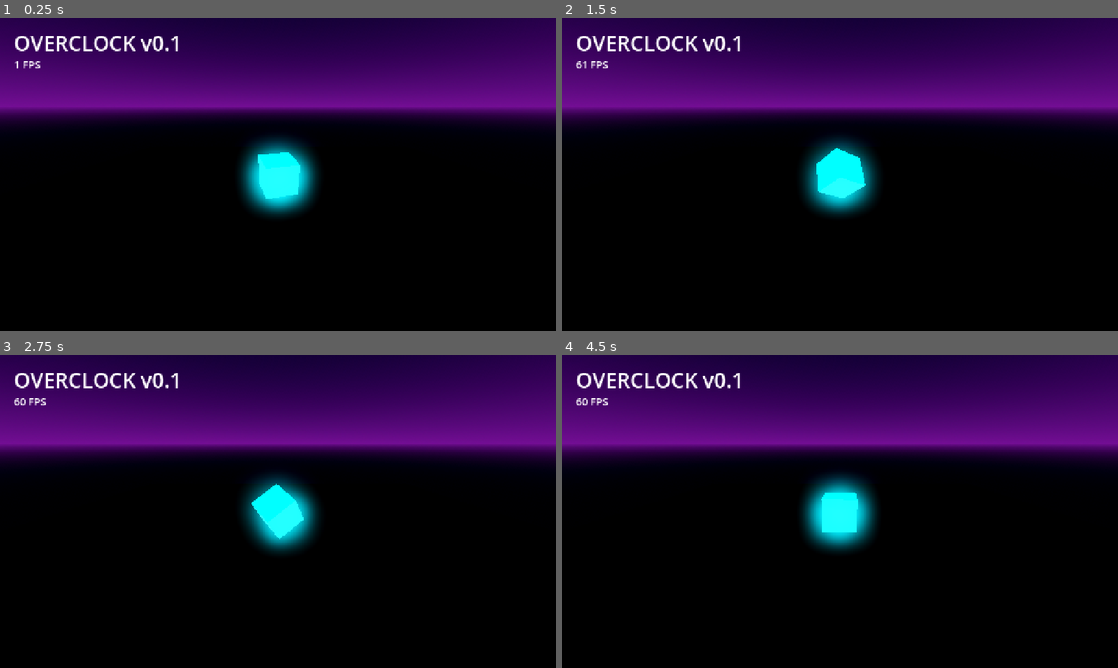
Above: before the commit, frames 1-4 (two rows, left to right).
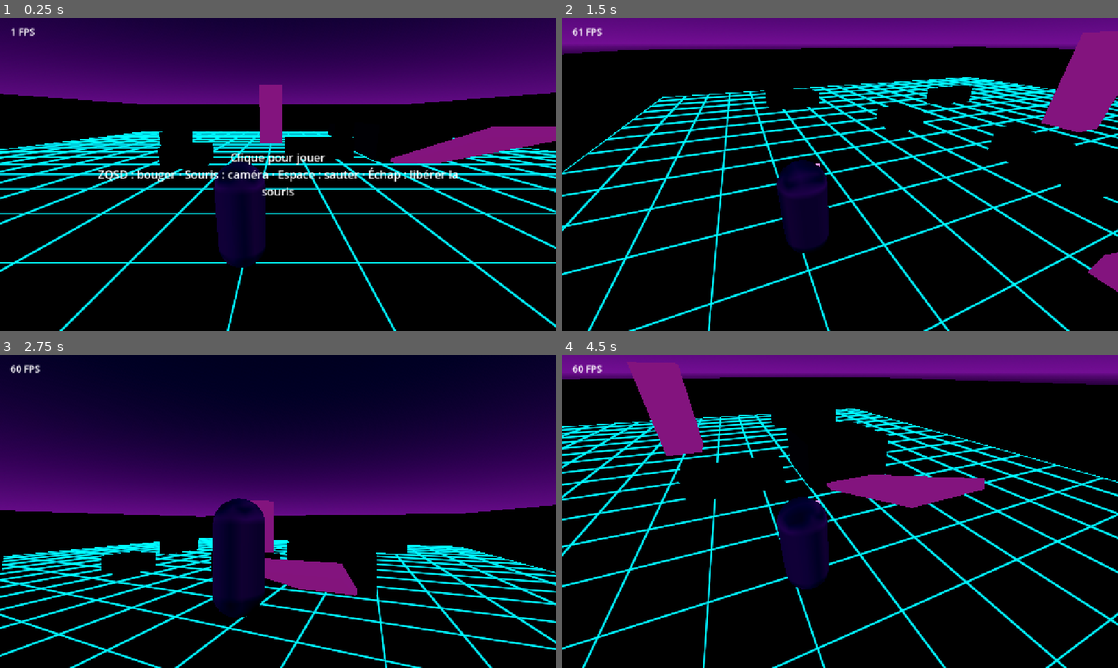
Above: after the commit, the same moments.

Repository: mariusortiz/overclock
Game: Godot game, scene res://scenes/main.tscn
The game is run twice, just before and just after one commit, with the same random seed, the same clock (stepped at 60 frames per second) and the same inputs.
Inputs (mouse positions are in pixels of both pictures, inside the frame that each line leads up to):
- Up to frame 1 (0.25 s): no input
- Up to frame 2 (1.5 s): move the mouse to (962, 158) at 0.52 s; hold D (move_right, bound only after the commit) 0.53-1.25 s; tap Space (jump, bound only after the commit) at 0.6, 0.77, 1.07 s; click (962, 158) at 0.67 s; drag from (728, 190) to (812, 237) at 1.27 s
- Up to frame 3 (2.75 s): move the mouse to (333, 442) at 2.02 s; hold D (move_right, bound only after the commit) from 2.03 s (still down); tap Space (jump, bound only after the commit) at 2.1 s; click (333, 442) at 2.17 s
- Up to frame 4 (4.5 s): release D (move_right, bound only after the commit) at 2.75 s; drag from (812, 574) to (673, 464) at 2.77 s; move the mouse to (1006, 558) at 3.52 s; hold A (move_left, bound only after the commit) 3.53-4.25 s; tap Space (jump, bound only after the commit) at 3.6, 3.77, 4.07 s; click (1006, 558) at 3.67 s; tap Escape (ui_cancel) at 4.15 s; drag from (673, 464) to (756, 433) at 4.27 s

The runs differ from the first frame. In frame 1, 24% of the frame differs, in the area x 0-100%, y 3-100%; in frame 2, 45%; in frame 3, 61%, in the area x 0-100%, y 0-100%; in frame 4, 45%.

Commit message:
Step 2: third-person player, touch and keyboard/mouse controls, test arena
- Player (CharacterBody3D) facing the camera, spring-arm camera with
  clamped pitch, acceleration and jump
- Touch: floating joystick on the left half, drag to look on the right
  half, jump TouchScreenButton; drives the same input actions as keyboard
- Desktop/web: WASD/ZQSD via physical keycodes, mouse look with pointer
  capture on click, Escape to release
- CSG test arena with cover, platforms and a ramp, glowing grid floor shader
- CI: fail on engine errors too, upload the web build as an artifact

Co-Authored-By: Claude Opus 5.5 <noreply@anthropic.com>
Claude-Session: https://claude.ai/code/session_01TMrhLU8C9hMQ3DU14F1G1z

Diff:
--- a/project.godot
+++ b/project.godot
@@ -6,7 +6,7 @@
 [application]
 
 config/name="Overclock"
-config/version="0.1.0"
+config/version="0.2.0"
 run/main_scene="res://scenes/main.tscn"
 config/features=PackedStringArray("4.5", "Mobile")
 config/icon="res://icon.svg"
@@ -19,6 +19,29 @@
 window/stretch/aspect="expand"
 window/handheld/orientation=4
 
+[input]
+
+move_forward={
+"deadzone": 0.2,
+"events": [Object(InputEventKey,"resource_local_to_scene":false,"resource_name":"","device":-1,"window_id":0,"alt_pressed":false,"shift_pressed":false,"ctrl_pressed":false,"meta_pressed":false,"pressed":false,"keycode":0,"physical_keycode":87,"key_label":0,"unicode":0,"location":0,"echo":false,"script":null), Object(InputEventKey,"resource_local_to_scene":false,"resource_name":"","device":-1,"window_id":0,"alt_pressed":false,"shift_pressed":false,"ctrl_pressed":false,"meta_pressed":false,"pressed":false,"keycode":0,"physical_keycode":4194320,"key_label":0,"unicode":0,"location":0,"echo":false,"script":null)]
+}
+move_back={
+"deadzone": 0.2,
+"events": [Object(InputEventKey,"resource_local_to_scene":false,"resource_name":"","device":-1,"window_id":0,"alt_pressed":false,"shift_pressed":false,"ctrl_pressed":false,"meta_pressed":false,"pressed":false,"keycode":0,"physical_keycode":83,"key_label":0,"unicode":0,"location":0,"echo":false,"script":null), Object(InputEventKey,"resource_local_to_scene":false,"resource_name":"","device":-1,"window_id":0,"alt_pressed":false,"shift_pressed":false,"ctrl_pressed":false,"meta_pressed":false,"pressed":false,"keycode":0,"physical_keycode":4194322,"key_label":0,"unicode":0,"location":0,"echo":false,"script":null)]
+}
+move_left={
+"deadzone": 0.2,
+"events": [Object(InputEventKey,"resource_local_to_scene":false,"resource_name":"","device":-1,"window_id":0,"alt_pressed":false,"shift_pressed":false,"ctrl_pressed":false,"meta_pressed":false,"pressed":false,"keycode":0,"physical_keycode":65,"key_label":0,"unicode":0,"location":0,"echo":false,"script":null), Object(InputEventKey,"resource_local_to_scene":false,"resource_name":"","device":-1,"window_id":0,"alt_pressed":false,"shift_pressed":false,"ctrl_pressed":false,"meta_pressed":false,"pressed":false,"keycode":0,"physical_keycode":4194319,"key_label":0,"unicode":0,"location":0,"echo":false,"script":null)]
+}
+move_right={
+"deadzone": 0.2,
+"events": [Object(InputEventKey,"resource_local_to_scene":false,"resource_name":"","device":-1,"window_id":0,"alt_pressed":false,"shift_pressed":false,"ctrl_pressed":false,"meta_pressed":false,"pressed":false,"keycode":0,"physical_keycode":68,"key_label":0,"unicode":0,"location":0,"echo":false,"script":null), Object(InputEventKey,"resource_local_to_scene":false,"resource_name":"","device":-1,"window_id":0,"alt_pressed":false,"shift_pressed":false,"ctrl_pressed":false,"meta_pressed":false,"pressed":false,"keycode":0,"physical_keycode":4194321,"key_label":0,"unicode":0,"location":0,"echo":false,"script":null)]
+}
+jump={
+"deadzone": 0.2,
+"events": [Object(InputEventKey,"resource_local_to_scene":false,"resource_name":"","device":-1,"window_id":0,"alt_pressed":false,"shift_pressed":false,"ctrl_pressed":false,"meta_pressed":false,"pressed":false,"keycode":0,"physical_keycode":32,"key_label":0,"unicode":0,"location":0,"echo":false,"script":null)]
+}
+
 [rendering]
 
 renderer/rendering_method="mobile"
--- /dev/null
+++ b/scenes/arena.tscn
@@ -0,0 +1,106 @@
+[gd_scene load_steps=7 format=3]
+
+[ext_resource type="Shader" path="res://shaders/grid.gdshader" id="1_grid"]
+
+[sub_resource type="ShaderMaterial" id="floor_material"]
+shader = ExtResource("1_grid")
+
+[sub_resource type="StandardMaterial3D" id="wall_material"]
+albedo_color = Color(0.1, 0.1, 0.16, 1)
+roughness = 0.8
+
+[sub_resource type="StandardMaterial3D" id="block_material"]
+albedo_color = Color(0.22, 0.24, 0.32, 1)
+roughness = 0.6
+
+[sub_resource type="StandardMaterial3D" id="accent_material"]
+albedo_color = Color(0.3, 0.1, 0.35, 1)
+emission_enabled = true
+emission = Color(1, 0.24, 0.95, 1)
+emission_energy_multiplier = 0.4
+
+[node name="Arena" type="Node3D"]
+
+[node name="Floor" type="CSGBox3D" parent="."]
+transform = Transform3D(1, 0, 0, 0, 1, 0, 0, 0, 1, 0, -0.5, 0)
+use_collision = true
+size = Vector3(40, 1, 40)
+material = SubResource("floor_material")
+
+[node name="WallNorth" type="CSGBox3D" parent="."]
+transform = Transform3D(1, 0, 0, 0, 1, 0, 0, 0, 1, 0, 2, -20.5)
+use_collision = true
+size = Vector3(40, 4, 1)
+material = SubResource("wall_material")
+
+[node name="WallSouth" type="CSGBox3D" parent="."]
+transform = Transform3D(1, 0, 0, 0, 1, 0, 0, 0, 1, 0, 2, 20.5)
+use_collision = true
+size = Vector3(40, 4, 1)
+material = SubResource("wall_material")
+
+[node name="WallWest" type="CSGBox3D" parent="."]
+transform = Transform3D(1, 0, 0, 0, 1, 0, 0, 0, 1, -20.5, 2, 0)
+use_collision = true
+size = Vector3(1, 4, 42)
+material = SubResource("wall_material")
+
+[node name="WallEast" type="CSGBox3D" parent="."]
+transform = Transform3D(1, 0, 0, 0, 1, 0, 0, 0, 1, 20.5, 2, 0)
+use_collision = true
+size = Vector3(1, 4, 42)
+material = SubResource("wall_material")
+
+[node name="CoverA" type="CSGBox3D" parent="."]
+transform = Transform3D(1, 0, 0, 0, 1, 0, 0, 0, 1, -4, 0.5, 4)
+use_collision = true
+size = Vector3(2, 1, 2)
+material = SubResource("block_material")
+
+[node name="CoverB" type="CSGBox3D" parent="."]
+transform = Transform3D(1, 0, 0, 0, 1, 0, 0, 0, 1, 3, 0.6, 2)
+use_collision = true
+size = Vector3(4, 1.2, 1)
+material = SubResource("block_material")
+
+[node name="CoverC" type="CSGBox3D" parent="."]
+transform = Transform3D(1, 0, 0, 0, 1, 0, 0, 0, 1, -8, 0.6, -4)
+use_collision = true
+size = Vector3(1, 1.2, 4)
+material = SubResource("block_material")
+
+[node name="Pillar" type="CSGBox3D" parent="."]
+transform = Transform3D(1, 0, 0, 0, 1, 0, 0, 0, 1, 0, 2.5, -6)
+use_collision = true
+size = Vector3(2, 5, 2)
+material = SubResource("accent_material")
+
+[node name="CrateStackLow" type="CSGBox3D" parent="."]
+transform = Transform3D(1, 0, 0, 0, 1, 0, 0, 0, 1, -12, 0.5, 8)
+use_collision = true
+size = Vector3(2, 1, 2)
+material = SubResource("block_material")
+
+[node name="CrateStackHigh" type="CSGBox3D" parent="."]
+transform = Transform3D(1, 0, 0, 0, 1, 0, 0, 0, 1, -12, 1, 10)
+use_collision = true
+size = Vector3(2, 2, 2)
+material = SubResource("block_material")
+
+[node name="Platform" type="CSGBox3D" parent="."]
+transform = Transform3D(1, 0, 0, 0, 1, 0, 0, 0, 1, 8, 1, 1.2)
+use_collision = true
+size = Vector3(4, 2, 4)
+material = SubResource("block_material")
+
+[node name="Ramp" type="CSGBox3D" parent="."]
+transform = Transform3D(1, 0, 0, 0, 0.9397, 0.3420, 0, -0.3420, 0.9397, 8, 1, 6)
+use_collision = true
+size = Vector3(2.4, 0.3, 6)
+material = SubResource("accent_material")
+
+[node name="PlatformFar" type="CSGBox3D" parent="."]
+transform = Transform3D(1, 0, 0, 0, 1, 0, 0, 0, 1, 10, 0.75, -12)
+use_collision = true
+size = Vector3(6, 1.5, 3)
+material = SubResource("block_material")
--- /dev/null
+++ b/scenes/hud.tscn
@@ -0,0 +1,82 @@
+[gd_scene load_steps=7 format=3]
+
+[ext_resource type="Script" path="res://scripts/hud.gd" id="1_hud"]
+[ext_resource type="Script" path="res://scripts/touch_controls.gd" id="2_touch"]
+
+[sub_resource type="Gradient" id="jump_gradient"]
+offsets = PackedFloat32Array(0, 0.86, 0.92, 1)
+colors = PackedColorArray(0, 0.9, 1, 0.15, 0, 0.9, 1, 0.15, 0, 0.9, 1, 0.7, 0, 0.9, 1, 0)
+
+[sub_resource type="GradientTexture2D" id="jump_texture"]
+gradient = SubResource("jump_gradient")
+width = 160
+height = 160
+fill = 1
+fill_from = Vector2(0.5, 0.5)
+fill_to = Vector2(1, 0.5)
+
+[sub_resource type="Gradient" id="jump_gradient_pressed"]
+offsets = PackedFloat32Array(0, 0.86, 0.92, 1)
+colors = PackedColorArray(0, 0.9, 1, 0.45, 0, 0.9, 1, 0.45, 0, 0.9, 1, 1, 0, 0.9, 1, 0)
+
+[sub_resource type="GradientTexture2D" id="jump_texture_pressed"]
+gradient = SubResource("jump_gradient_pressed")
+width = 160
+height = 160
+fill = 1
+fill_from = Vector2(0.5, 0.5)
+fill_to = Vector2(1, 0.5)
+
+[node name="HUD" type="CanvasLayer"]
+script = ExtResource("1_hud")
+
+[node name="TouchControls" type="Control" parent="."]
+layout_mode = 3
+anchors_preset = 15
+anchor_right = 1.0
+anchor_bottom = 1.0
+grow_horizontal = 2
+grow_vertical = 2
+mouse_filter = 2
+script = ExtResource("2_touch")
+
+[node name="JumpButton" type="TouchScreenButton" parent="TouchControls"]
+texture_normal = SubResource("jump_texture")
+texture_pressed = SubResource("jump_texture_pressed")
+action = "jump"
+visibility_mode = 1
+
+[node name="Label" type="Label" parent="TouchControls/JumpButton"]
+offset_right = 160.0
+offset_bottom = 160.0
+theme_override_font_sizes/font_size = 26
+text = "SAUT"
+horizontal_alignment = 1
+vertical_alignment = 1
+
+[node name="FpsLabel" type="Label" parent="."]
+offset_left = 24.0
+offset_top = 16.0
+offset_right = 224.0
+offset_bottom = 50.0
+theme_override_font_sizes/font_size = 22
+text = "-- FPS"
+
+[node name="DesktopHint" type="Label" parent="."]
+anchors_preset = 8
+anchor_left = 0.5
+anchor_top = 0.5
+anchor_right = 0.5
+anchor_bottom = 0.5
+offset_left = -420.0
+offset_top = -70.0
+offset_right = 420.0
+offset_bottom = 70.0
+grow_horizontal = 2
+grow_vertical = 2
+theme_override_font_sizes/font_size = 26
+text = "Clique pour jouer
+ZQSD : bouger · Souris : caméra · Espace : sauter · Échap : libérer la souris"
+horizontal_alignment = 1
+vertical_alignment = 1
+autowrap_mode = 3
--- a/scenes/main.tscn
+++ b/scenes/main.tscn
@@ -1,6 +1,9 @@
-[gd_scene load_steps=10 format=3]
+[gd_scene load_steps=8 format=3]
 
 [ext_resource type="Script" path="res://scripts/main.gd" id="1_main"]
+[ext_resource type="PackedScene" path="res://scenes/arena.tscn" id="2_arena"]
+[ext_resource type="PackedScene" path="res://scenes/player.tscn" id="3_player"]
+[ext_resource type="PackedScene" path="res://scenes/hud.tscn" id="4_hud"]
 
 [sub_resource type="ProceduralSkyMaterial" id="sky_material"]
 sky_top_color = Color(0.03, 0.02, 0.12, 1)
@@ -17,23 +20,6 @@
 tonemap_mode = 2
 glow_enabled = true
 
-[sub_resource type="StandardMaterial3D" id="floor_material"]
-albedo_color = Color(0.08, 0.08, 0.12, 1)
-roughness = 0.6
-
-[sub_resource type="PlaneMesh" id="floor_mesh"]
-material = SubResource("floor_material")
-size = Vector2(20, 20)
-
-[sub_resource type="StandardMaterial3D" id="core_material"]
-albedo_color = Color(0, 0.9, 1, 1)
-emission_enabled = true
-emission = Color(0, 0.9, 1, 1)
-emission_energy_multiplier = 2.0
-
-[sub_resource type="BoxMesh" id="core_mesh"]
-material = SubResource("core_material")
-
 [node name="Main" type="Node3D"]
 script = ExtResource("1_main")
 
@@ -41,33 +27,12 @@
 environment = SubResource("environment")
 
 [node name="Sun" type="DirectionalLight3D" parent="."]
-transform = Transform3D(1, 0, 0, 0, 0.6428, -0.766, 0, 0.766, 0.6428, 0, 10, 0)
+transform = Transform3D(0.8660, 0.0000, -0.5000, -0.3830, 0.6428, -0.6634, 0.3214, 0.7660, 0.5567, 0, 10, 0)
 shadow_enabled = true
 
-[node name="Floor" type="MeshInstance3D" parent="."]
-mesh = SubResource("floor_mesh")
+[node name="Arena" parent="." instance=ExtResource("2_arena")]
 
-[node name="Core" type="MeshInstance3D" parent="."]
-transform = Transform3D(1, 0, 0, 0, 1, 0, 0, 0, 1, 0, 1, 0)
-mesh = SubResource("core_mesh")
+[node name="Player" parent="." instance=ExtResource("3_player")]
+transform = Transform3D(1, 0, 0, 0, 1, 0, 0, 0, 1, 0, 0.1, 12)
 
-[node name="Camera3D" type="Camera3D" parent="."]
-transform = Transform3D(1, 0, 0, 0, 1, 0, 0, 0, 1, 0, 3, 6)
-
-[node name="UI" type="CanvasLayer" parent="."]
-
-[node name="Title" type="Label" parent="UI"]
-offset_left = 32.0
-offset_top = 24.0
-offset_right = 632.0
-offset_bottom = 90.0
-theme_override_font_sizes/font_size = 48
-text = "OVERCLOCK v0.1"
-
-[node name="FpsLabel" type="Label" parent="UI"]
-offset_left = 32.0
-offset_top = 90.0
-offset_right = 332.0
-offset_bottom = 130.0
-theme_override_font_sizes/font_size = 24
-text = "-- FPS"
+[node name="HUD" parent="." instance=ExtResource("4_hud")]
--- /dev/null
+++ b/scenes/player.tscn
@@ -0,0 +1,52 @@
+[gd_scene load_steps=7 format=3]
+
+[ext_resource type="Script" path="res://scripts/player.gd" id="1_player"]
+
+[sub_resource type="CapsuleShape3D" id="body_shape"]
+radius = 0.4
+height = 1.8
+
+[sub_resource type="StandardMaterial3D" id="body_material"]
+albedo_color = Color(0.85, 0.87, 0.92, 1)
+roughness = 0.4
+
+[sub_resource type="CapsuleMesh" id="body_mesh"]
+material = SubResource("body_material")
+radius = 0.4
+height = 1.8
+
+[sub_resource type="StandardMaterial3D" id="visor_material"]
+albedo_color = Color(1, 0.24, 0.95, 1)
+emission_enabled = true
+emission = Color(1, 0.24, 0.95, 1)
+emission_energy_multiplier = 2.0
+
+[sub_resource type="BoxMesh" id="visor_mesh"]
+material = SubResource("visor_material")
+size = Vector3(0.5, 0.15, 0.2)
+
+[node name="Player" type="CharacterBody3D"]
+collision_layer = 2
+script = ExtResource("1_player")
+
+[node name="CollisionShape3D" type="CollisionShape3D" parent="."]
+transform = Transform3D(1, 0, 0, 0, 1, 0, 0, 0, 1, 0, 0.9, 0)
+shape = SubResource("body_shape")
+
+[node name="Body" type="MeshInstance3D" parent="."]
+transform = Transform3D(1, 0, 0, 0, 1, 0, 0, 0, 1, 0, 0.9, 0)
+mesh = SubResource("body_mesh")
+
+[node name="Visor" type="MeshInstance3D" parent="."]
+transform = Transform3D(1, 0, 0, 0, 1, 0, 0, 0, 1, 0, 1.5, -0.32)
+mesh = SubResource("visor_mesh")
+
+[node name="CameraPivot" type="Node3D" parent="."]
+transform = Transform3D(1, 0, 0, 0, 1, 0, 0, 0, 1, 0.6, 1.6, 0)
+
+[node name="SpringArm3D" type="SpringArm3D" parent="CameraPivot"]
+spring_length = 3.5
+margin = 0.2
+
+[node name="Camera3D" type="Camera3D" parent="CameraPivot/SpringArm3D"]
+fov = 70.0
--- /dev/null
+++ b/scripts/hud.gd
@@ -0,0 +1,18 @@
+class_name Hud
+extends CanvasLayer
+## On-screen UI: FPS counter, desktop hint, touch controls.
+
+var _is_touch := DisplayServer.is_touchscreen_available()
+
+@onready var touch_controls: TouchControls = $TouchControls
+@onready var _fps_label: Label = $FpsLabel
+@onready var _desktop_hint: Label = $DesktopHint
+
+
+func _ready() -> void:
+	touch_controls.visible = _is_touch
+
+
+func _process(_delta: float) -> void:
+	_fps_label.text = "%d FPS" % Engine.get_frames_per_second()
+	_desktop_hint.visible = not _is_touch and Input.mouse_mode != Input.MOUSE_MODE_CAPTURED
--- a/scripts/main.gd
+++ b/scripts/main.gd
@@ -1,16 +1,23 @@
 extends Node3D
-## Step 1 test scene: proves the 3D pipeline runs on the phone.
+## Game root: wires input sources to the player.
 
-@onready var core: MeshInstance3D = $Core
-@onready var camera: Camera3D = $Camera3D
-@onready var fps_label: Label = $UI/FpsLabel
+@onready var player: Player = $Player
+@onready var hud: Hud = $HUD
 
 
 func _ready() -> void:
-	camera.look_at(Vector3(0, 1, 0))
+	hud.touch_controls.look.connect(_on_touch_look)
 
 
-func _process(delta: float) -> void:
-	core.rotate_y(delta * 1.2)
-	core.rotate_x(delta * 0.7)
-	fps_label.text = "%d FPS" % Engine.get_frames_per_second()
+func _unhandled_input(event: InputEvent) -> void:
+	# Desktop/web: click to capture the mouse, Escape to release it.
+	# Clicks emulated from touch are ignored (phones use the touch controls).
+	if event is InputEventMouseButton and event.pressed \
+			and event.device != InputEvent.DEVICE_ID_EMULATION:
+		Input.mouse_mode = Input.MOUSE_MODE_CAPTURED
+	elif event.is_action_pressed("ui_cancel"):
+		Input.mouse_mode = Input.MOUSE_MODE_VISIBLE
+
+
+func _on_touch_look(relative: Vector2) -> void:
+	player.look(relative, player.touch_sensitivity)
--- /dev/null
+++ b/scripts/player.gd
@@ -0,0 +1,47 @@
+class_name Player
+extends CharacterBody3D
+## Third-person shooter character: always faces the camera direction.
+## Yaw rotates the whole body, pitch only tilts the camera arm.
+
+@export var move_speed := 6.0
+@export var acceleration := 40.0
+@export var jump_velocity := 5.5
+@export var mouse_sensitivity := 0.0025
+@export var touch_sensitivity := 0.006
+@export var min_pitch_deg := -60.0
+@export var max_pitch_deg := 35.0
+
+var _gravity: float = ProjectSettings.get_setting("physics/3d/default_gravity")
+
+@onready var _spring_arm: SpringArm3D = $CameraPivot/SpringArm3D
+
+
+func _ready() -> void:
+	_spring_arm.add_excluded_object(get_rid())
+	_spring_arm.rotation.x = deg_to_rad(-15.0)
+
+
+## Rotates the view. `relative` is a screen-space drag in pixels.
+func look(relative: Vector2, sensitivity: float) -> void:
+	rotate_y(-relative.x * sensitivity)
+	var pitch := _spring_arm.rotation.x - relative.y * sensitivity
+	_spring_arm.rotation.x = clampf(pitch, deg_to_rad(min_pitch_deg), deg_to_rad(max_pitch_deg))
+
+
+func _unhandled_input(event: InputEvent) -> void:
+	if event is InputEventMouseMotion and Input.mouse_mode == Input.MOUSE_MODE_CAPTURED:
+		look(event.relative, mouse_sensitivity)
+
+
+func _physics_process(delta: float) -> void:
+	if not is_on_floor():
+		velocity.y -= _gravity * delta
+	elif Input.is_action_just_pressed("jump"):
+		velocity.y = jump_velocity
+
+	var input := Input.get_vector("move_left", "move_right", "move_forward", "move_back")
+	var target := transform.basis * Vector3(input.x, 0.0, input.y) * move_speed
+	velocity.x = move_toward(velocity.x, target.x, acceleration * delta)
+	velocity.z = move_toward(velocity.z, target.z, acceleration * delta)
+
+	move_and_slide()
--- /dev/null
+++ b/scripts/touch_controls.gd
@@ -0,0 +1,98 @@
+class_name TouchControls
+extends Control
+## Touch input: a floating joystick on the left half of the screen drives the
+## move_* actions, and dragging on the right half emits `look`.
+
+signal look(relative: Vector2)
+
+const JUMP_MARGIN := Vector2(48, 48)
+
+@export var joystick_radius := 110.0
+@export var knob_radius := 42.0
+@export var dead_zone := 0.15
+
+var _move_finger := -1
+var _look_finger := -1
+var _joy_origin := Vector2.ZERO
+var _joy_vector := Vector2.ZERO
+
+@onready var _jump_button: TouchScreenButton = $JumpButton
+
+
+func _ready() -> void:
+	resized.connect(_place_jump_button)
+	_place_jump_button()
+
+
+func _input(event: InputEvent) -> void:
+	if event is InputEventScreenTouch:
+		if event.pressed:
+			_on_touch_start(event)
+		else:
+			_on_touch_end(event)
+	elif event is InputEventScreenDrag:
+		if event.index == _move_finger:
+			_update_joystick(event.position)
+		elif event.index == _look_finger:
+			look.emit(event.relative)
+
+
+func _on_touch_start(event: InputEventScreenTouch) -> void:
+	if _jump_rect().has_point(event.position):
+		return  # handled by the TouchScreenButton itself
+	if event.position.x < size.x * 0.5:
+		if _move_finger == -1:
+			_move_finger = event.index
+			_joy_origin = event.position
+			_update_joystick(event.position)
+	elif _look_finger == -1:
+		_look_finger = event.index
+
+
+func _on_touch_end(event: InputEventScreenTouch) -> void:
+	if event.index == _move_finger:
+		_move_finger = -1
+		_set_joystick(Vector2.ZERO)
+	elif event.index == _look_finger:
+		_look_finger = -1
+
+
+func _update_joystick(finger_position: Vector2) -> void:
+	var v := (finger_position - _joy_origin) / joystick_radius
+	_set_joystick(v.limit_length(1.0))
+
+
+func _set_joystick(v: Vector2) -> void:
+	_joy_vector = v
+	var effective := v if v.length() > dead_zone else Vector2.ZERO
+	_apply_axis("move_left", "move_right", effective.x)
+	_apply_axis("move_forward", "move_back", effective.y)
+	queue_redraw()
+
+
+func _apply_axis(negative: StringName, positive: StringName, value: float) -> void:
+	if value < 0.0:
+		Input.action_press(negative, -value)
+		Input.action_release(positive)
+	elif value > 0.0:
+		Input.action_press(positive, value)
+		Input.action_release(negative)
+	else:
+		Input.action_release(negative)
+		Input.action_release(positive)
+
+
+func _draw() -> void:
+	if _move_finger == -1:
+		return
+	draw_circle(_joy_origin, joystick_radius, Color(1, 1, 1, 0.08))
+	draw_arc(_joy_origin, joystick_radius, 0.0, TAU, 48, Color(0, 0.9, 1, 0.5), 3.0)
+	draw_circle(_joy_origin + _joy_vector * joystick_radius, knob_radius, Color(0, 0.9, 1, 0.55))
+
+
+func _jump_rect() -> Rect2:
+	return Rect2(_jump_button.position, _jump_button.texture_normal.get_size())
+
+
+func _place_jump_button() -> void:
+	_jump_button.position = size - _jump_button.texture_normal.get_size() - JUMP_MARGIN
--- /dev/null
+++ b/shaders/grid.gdshader
@@ -0,0 +1,22 @@
+// Glowing world-space grid for floors. Grid lines follow the XZ plane.
+shader_type spatial;
+
+uniform vec4 base_color : source_color = vec4(0.05, 0.05, 0.09, 1.0);
+uniform vec4 line_color : source_color = vec4(0.0, 0.9, 1.0, 1.0);
+uniform float cell_size = 2.0;
+uniform float glow = 1.5;
+
+varying vec3 world_position;
+
+void vertex() {
+	world_position = (MODEL_MATRIX * vec4(VERTEX, 1.0)).xyz;
+}
+
+void fragment() {
+	vec2 p = world_position.xz / cell_size;
+	vec2 g = abs(fract(p - 0.5) - 0.5) / fwidth(p);
+	float line = 1.0 - min(min(g.x, g.y), 1.0);
+	ALBEDO = mix(base_color.rgb, line_color.rgb, line);
+	EMISSION = line_color.rgb * line * glow;
+	ROUGHNESS = 0.7;
+}
Not shown, changed: export_presets.cfg
